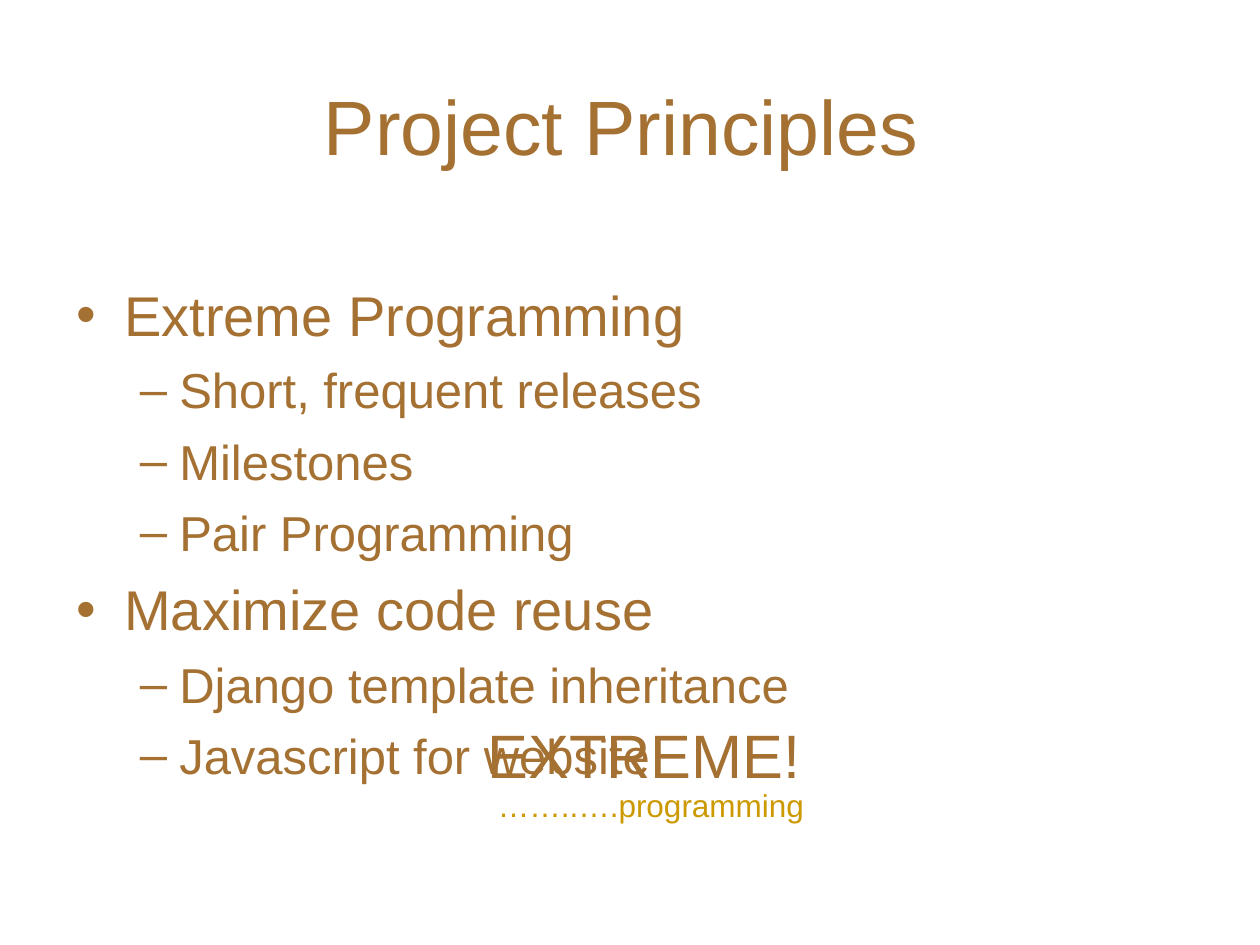
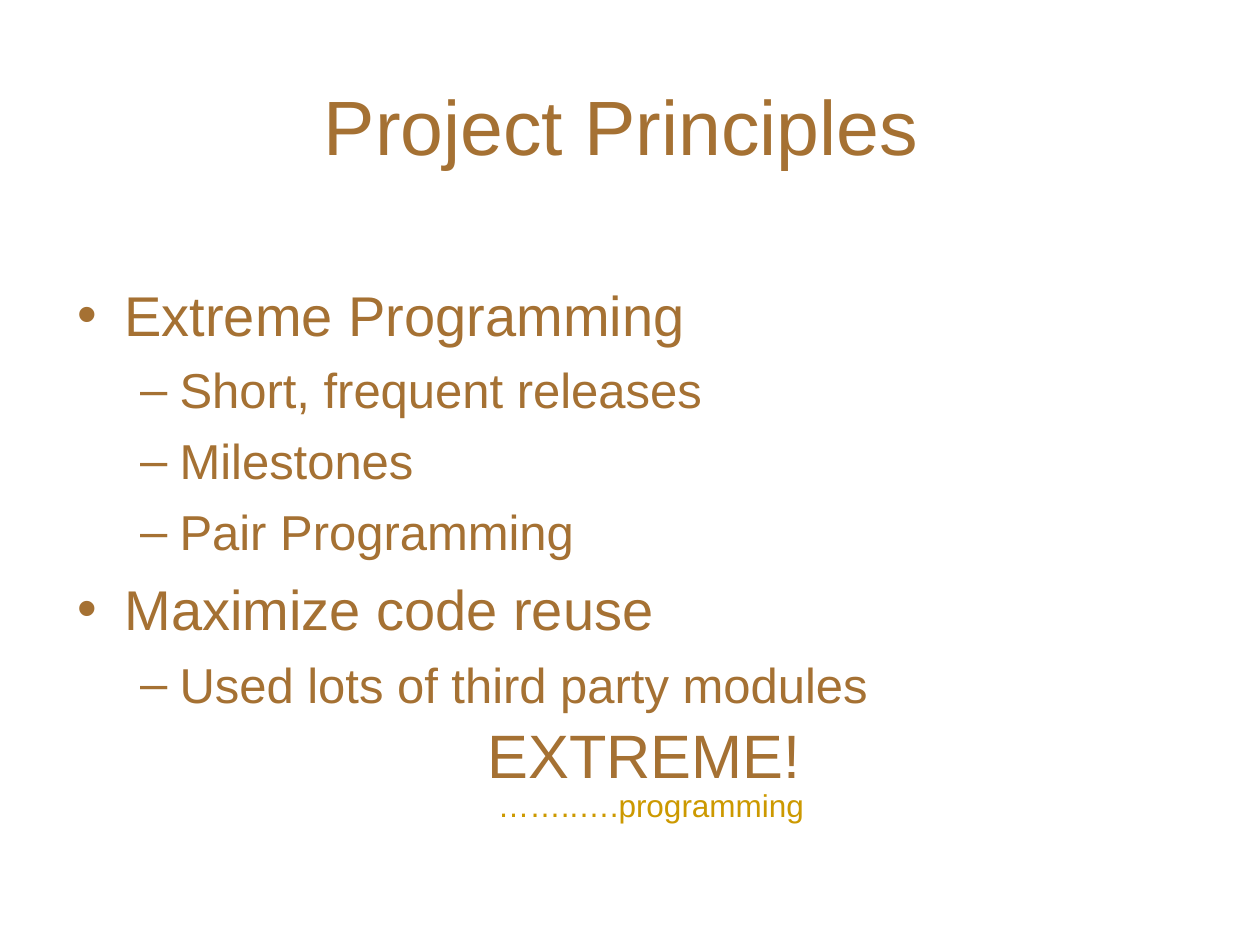
Before and after one commit to NabeelaMSIT/digichef, a slide deck: slide 3 of digichef/presentation/pres.ppt. Drawn at 1260x945 pixels with LibreOffice and Linux fonts; fonts in the diff are those of the drawing; background and template pictures are left out. Boxes give left, top, right and bottom in pixels: in the first picture for what was removed or moved away, otherwise in the second. Text is boxed around its words. In the diff, an @@ line names an element or a change of style, - is before the commit and + after.

```diff
--- a/digichef/presentation/pres.ppt
+++ b/digichef/presentation/pres.ppt
@@ text at [180, 667, 868, 713]: text changed @@
-  – Django template inheritance
-  – Javascript for website
+  – Used lots of third party modules
```
Also in this commit, not shown: 4 other slides changed, 1 slide added.
